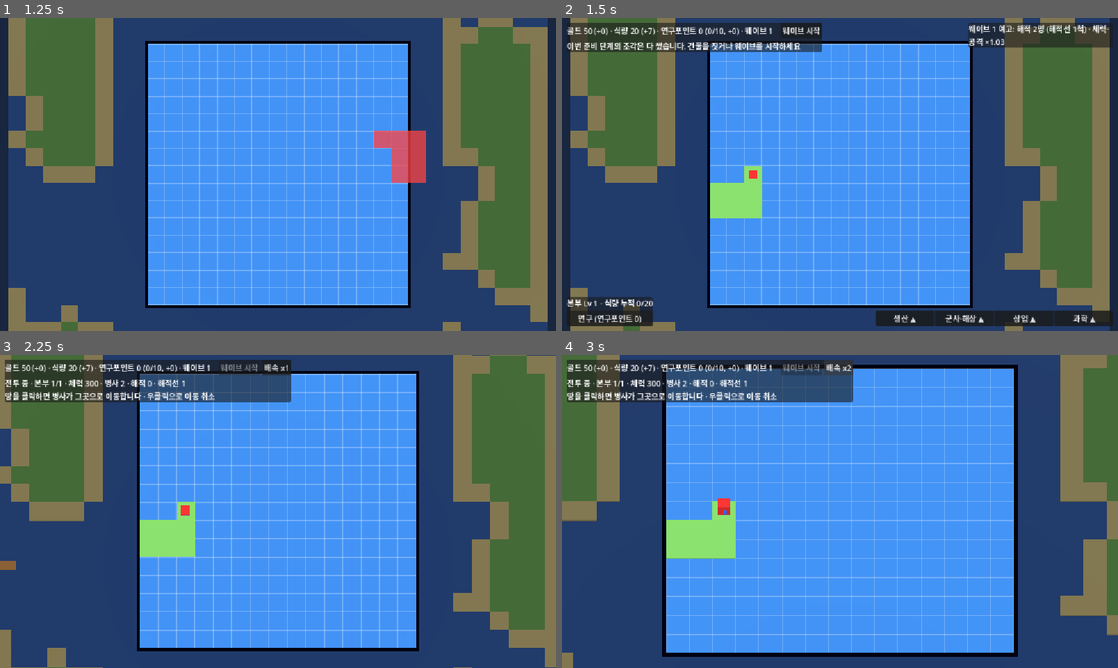
Above: before the commit, frames 1-4 (two rows, left to right).
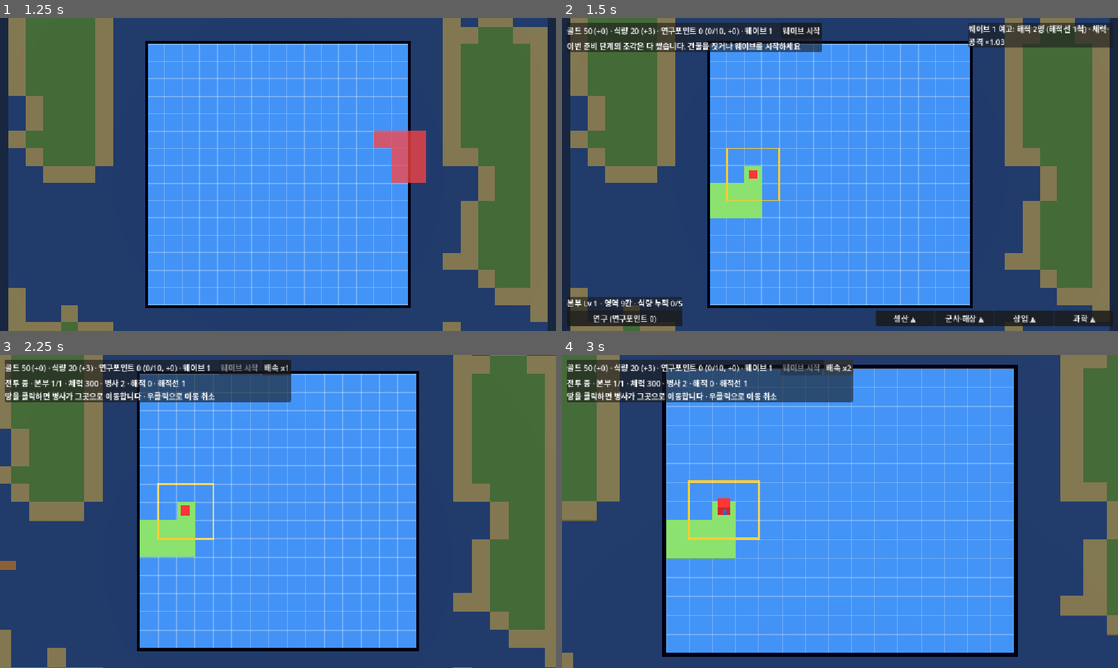
Above: after the commit, the same moments.

Repository: dpwns5889/Islander
Game: Godot game, scene res://assets/scenes/main.tscn
Same seed, same stepped clock (60 frames per second), same inputs: the game is played once before the commit and once after it.
Inputs (mouse positions are in pixels of both pictures, inside the frame that each line leads up to):
- Up to frame 1 (1.25 s): tap Enter at 0.5 s; move the mouse to (400, 158) at 0.52 s; tap R at 0.6 s; click (400, 158) at 0.67 s
- Up to frame 2 (1.5 s): tap Space at 1.25 s; move the mouse to (728, 190) at 1.27 s; tap R at 1.35 s; click (728, 190) at 1.42 s
- Up to frame 3 (2.25 s): click "웨이브 시작" at 2 s
- Up to frame 4 (3 s): click "배속 x1" at 2.75 s

Frame 1 is identical in both runs. In frame 2, 1.0% of the frame differs, in the area x 2-40%, y 3-99%; in frame 3, 0.3%; in frame 4, 0.4%.

Commit message:
본부 영역과 낚시터 공격 추가, 본부 레벨 최고 20 (기획서 v0.26)
- assets/scripts/field.gd: 본부 영역(시작 3x3, 레벨마다 인접 무작위 1칸), 건설·생산을 영역 안으로 제한, 본부 파괴 시 영역 소멸, 겹친 영역의 합집합 경계선 표시
- assets/scripts/balance.gd: 본부 레벨 최고 20과 식량 기준 약 1/5로 축소(5~785), 영역 시작 크기
- assets/scripts/battle.gd: 낚시터를 같은 섬의 육지 쪽에서 해적이 공격
- assets/scripts/main.gd: 영역 활성화, 레벨업 시 영역 확장, 새 본부 영역 부여, 왼쪽 패널에 영역 칸 수 표시
- docs/GameDesign.md/.html, project.godot: 영역 기획(5.3)·낚시터·9.1 보류 항목 갱신, 버전 0.26
- tests/m19_check.gd: 영역·낚시터 공격 점검 추가, m5/m8/m17 점검을 새 규칙에 맞게 수정

Co-Authored-By: Claude Sonnet 5.5 <noreply@anthropic.com>

Diff:
--- a/assets/scripts/balance.gd
+++ b/assets/scripts/balance.gd
@@ -98,7 +98,8 @@
 const PREP_CAM_SIZE: float = 18.0 ## 준비 단계 카메라 크기(작을수록 확대)
 const COMBAT_CAM_SIZE: float = 13.5 ## 전투 카메라는 준비 단계보다 더 확대한다 (기획서 7.2)
 
-const HQ_LEVEL_FOOD: Array[int] = [20, 50, 100, 180, 300, 450, 650, 900, 1200] ## 본부 레벨 2~10이 되는 식량 누적량 (기획서 5.3)
+const HQ_LEVEL_FOOD: Array[int] = [5, 12, 22, 35, 50, 70, 95, 125, 160, 200, 245, 295, 350, 410, 475, 545, 620, 700, 785] ## 본부 레벨 2~20이 되는 식량 누적량 (기획서 5.3)
+const TERRITORY_START_RADIUS: int = 1 ## 본부 영역의 시작 크기: 본부 칸 주변 이 거리까지 (3x3) (기획서 5.3)
 const GROW_EVERY: int = 2 ## 이 라운드마다 필드가 4방으로 한 줄씩 넓어진다 (기획서 3장)
 
 const EXPLORE_COST: int = 20 ## 유적지 원정 골드 (기획서 3장)
--- a/assets/scripts/battle.gd
+++ b/assets/scripts/battle.gd
@@ -25,6 +25,7 @@
 var _queue: Array[int] = [] ## 아직 해적선에 태우지 않은 적 종류(강한 적이 먼저)
 var sea_nav: AStarGrid2D
 var islands: Dictionary = {} ## 땅 칸 → 섬 번호
+const NO_CELL: Vector2i = Vector2i(-999, -999)
 var _ships_left: int = 0
 ## 아직 해적선에 태우지 않은 적 수 (테스트에서 0으로 줄여 웨이브를 끝낼 수 있다)
 var _pirates_left: int:
@@ -248,12 +249,28 @@
 
 
 ## 사거리 밖이면 다가가고, 사거리 안이면 공격 준비가 됐는지를 돌려 준다
-func _engage(u: Unit, tpos: Vector3, dt: float) -> bool:
+## stand: 목표가 물 위(낚시터)일 때 올라서는 육지 칸. 거기서 목표를 공격한다 (기획서 6장)
+func _engage(u: Unit, tpos: Vector3, dt: float, stand: Vector2i = NO_CELL) -> bool:
 	u.cooldown = maxf(0.0, u.cooldown - dt)
-	if _dist(u.position, tpos) > u.reach:
-		_walk(u, field.world_to_cell(tpos), dt)
+	var reach: float = u.reach if stand == NO_CELL else maxf(u.reach, 1.3)
+	if _dist(u.position, tpos) > reach:
+		_walk(u, field.world_to_cell(tpos) if stand == NO_CELL else stand, dt)
 		return false
 	return u.cooldown <= 0.0
+
+
+## 물 위 목표(낚시터)에 닿을 수 있는 같은 섬의 육지 칸 중 u에서 가장 가까운 칸, 없으면 NO_CELL
+func _stand_cell(c: Vector2i, u: Unit) -> Vector2i:
+	var best: Vector2i = NO_CELL
+	var best_d: float = INF
+	for d in Field.DIRS:
+		var n: Vector2i = c + d
+		if islands.get(n, -1) == u.island:
+			var dd: float = _dist(u.position, field.cell_to_world(n))
+			if dd < best_d:
+				best_d = dd
+				best = n
+	return best
 
 
 func _soldier_turn(u: Unit, dt: float) -> void:
@@ -337,6 +354,7 @@
 	var tpos: Vector3 = u.position
 	var tunit: Unit = null
 	var tcell: Vector2i = Vector2i(-1, -1)
+	var tstand: Vector2i = NO_CELL
 	for s in soldiers:
 		var d: float = _dist(u.position, s.position)
 		if s.island == u.island and d < best_d:
@@ -362,15 +380,21 @@
 				tunit = null
 				tcell = c
 			continue
-		if islands.get(c, -1) == u.island and d < best_d:
+		var stand: Vector2i = NO_CELL
+		var reachable: bool = islands.get(c, -1) == u.island
+		if not reachable and not field.cells.has(c): # 물 위 낚시터는 육지 쪽에서 공격한다 (기획서 6장)
+			stand = _stand_cell(c, u)
+			reachable = stand != NO_CELL
+		if reachable and d < best_d:
 			best_d = d
 			tpos = p
 			tunit = null
 			tcell = c
+			tstand = stand
 	if best_d == INF: # 같은 섬에 노릴 대상이 없으면 물러간다
 		u.hp = 0.0
 		return
-	if not _engage(u, tpos, dt):
+	if not _engage(u, tpos, dt, tstand):
 		return
 	u.cooldown = Balance.ATTACK_INTERVAL
 	u.lunge(tpos)
--- a/assets/scripts/field.gd
+++ b/assets/scripts/field.gd
@@ -20,6 +20,11 @@
 var looted: Dictionary = {} ## 이미 턴 유적지
 var water: Dictionary = {} ## 바다 칸이 섞인 타일로 차지된 물 타일 위치 (땅은 아니지만 조각을 놓을 수 없다) (기획서 4장)
 var hqs: Dictionary = {} ## 살아 있는 본부 위치 → 체력 (여러 개일 수 있다) (기획서 5.5)
+var territory_of: Dictionary = {} ## 본부 위치 → 그 본부 영역 칸 집합 (기획서 5.3)
+var territory: Dictionary = {} ## 모든 본부 영역의 합집합 (겹치면 하나로 이어진다)
+var territory_enabled: bool = false ## true면 건설·생산이 본부 영역 안으로 제한된다. 게임(main.gd)이 켠다 (기획서 5.3)
+var _terr_rng: RandomNumberGenerator = RandomNumberGenerator.new()
+var _terr_nodes: Array[Node] = []
 var hq_lost: int = 0 ## 영구히 잃은 본부 수
 ## 첫 번째 본부 위치 (없으면 (-1, -1))
 var hq: Vector2i:
@@ -145,6 +150,71 @@
 	if bounds.has_point(c):
 		return cells.get(c, SEA)
 	return _outer.get(c, SEA)
+
+
+## 본부 영역 안인지. 건설과 생산은 영역 안에서만 된다 (기획서 5.3)
+func in_territory(c: Vector2i) -> bool:
+	return not territory_enabled or territory.has(c)
+
+
+## 새 본부의 시작 영역: 본부 칸 주변 3x3 (필드 안만) (기획서 5.3)
+func claim_start(hq_cell: Vector2i) -> void:
+	var set: Dictionary = {}
+	var r: int = Balance.TERRITORY_START_RADIUS
+	for dy in range(-r, r + 1):
+		for dx in range(-r, r + 1):
+			var c: Vector2i = hq_cell + Vector2i(dx, dy)
+			if bounds.has_point(c):
+				set[c] = true
+	territory_of[hq_cell] = set
+	_rebuild_territory()
+
+
+## 영역에 4방향으로 붙은 필드 안의 칸 중 무작위로 n칸을 더한다 (기획서 5.3)
+func grow_territory(hq_cell: Vector2i, n: int) -> void:
+	if not territory_of.has(hq_cell):
+		return
+	var set: Dictionary = territory_of[hq_cell]
+	for _i in n:
+		var cand: Array[Vector2i] = []
+		for c in set:
+			for d in DIRS:
+				var q: Vector2i = c + d
+				if bounds.has_point(q) and not set.has(q) and not cand.has(q):
+					cand.append(q)
+		if cand.is_empty():
+			break
+		set[cand[_terr_rng.randi() % cand.size()]] = true
+	_rebuild_territory()
+
+
+func grow_all_territories(n: int) -> void:
+	for h in territory_of:
+		grow_territory(h, n)
+
+
+## 합집합을 다시 만들고, 바깥 경계선만 그린다: 영역이 겹치면 경계가 이어진다 (문명5 방식) (기획서 5.3)
+func _rebuild_territory() -> void:
+	territory.clear()
+	for h in territory_of:
+		for c in territory_of[h]:
+			territory[c] = true
+	for n in _terr_nodes:
+		n.queue_free()
+	_terr_nodes.clear()
+	var t: float = 0.1
+	for c in territory:
+		for d in DIRS:
+			if territory.has(c + d):
+				continue
+			var bm: BoxMesh = BoxMesh.new()
+			bm.size = Vector3(1.0 + t if d.y != 0 else t, 0.04, 1.0 + t if d.x != 0 else t)
+			var e: MeshInstance3D = MeshInstance3D.new()
+			e.mesh = bm
+			e.material_override = _mat(Color(0.98, 0.8, 0.2), true)
+			e.position = cell_to_world(c) + Vector3(d.x * 0.5, BLOCK_H + 0.03, d.y * 0.5)
+			add_child(e)
+			_terr_nodes.append(e)
 
 
 func is_land(c: Vector2i) -> bool:
@@ -323,6 +393,8 @@
 ## 땅이고 비어 있으며, 지형·인접 바다 조건을 만족해야 한다 (기획서 3장, 5장)
 func can_build(id: int, c: Vector2i) -> bool:
 	var data: Dictionary = Balance.BUILDINGS[id]
+	if not in_territory(c): # 건설은 본부 영역 안에서만 (기획서 5.3)
+		return false
 	if data.get("on_water", false): # 낚시터: 필드 안의 물 위, 땅과 닿은 칸 (기획서 5.1)
 		return bounds.has_point(c) and not cells.has(c) and not buildings.has(c) and _next_to_land(c)
 	if not cells.has(c) or hqs.has(c) or buildings.has(c):
@@ -508,6 +580,8 @@
 		if hqs[c] <= 0.0:
 			hqs.erase(c)
 			hq_lost += 1
+			territory_of.erase(c) # 본부가 무너지면 그 영역도 사라진다 (기획서 5.3)
+			_rebuild_territory()
 			for n: Node in _nodes[c]:
 				n.queue_free()
 			_nodes.erase(c)
@@ -633,6 +707,8 @@
 func research_income() -> int:
 	var n: int = 0
 	for c in buildings:
+		if not in_territory(c):
+			continue
 		if buildings[c] == Balance.LIBRARY:
 			n += Balance.LIBRARY_RESEARCH_LV[levels[c] - 1]
 		elif buildings[c] == Balance.LAB:
@@ -647,6 +723,8 @@
 	var house_mult: float = 1.2 if techs.has("commerce") else 1.0
 	var farm_mult: float = 1.0 + (0.3 if techs.has("tools") else 0.0) + (0.5 if techs.has("harvest") else 0.0)
 	for c in buildings:
+		if not in_territory(c): # 영역 밖 건물은 생산하지 않는다 (기획서 5.3)
+			continue
 		if buildings[c] == Balance.HOUSE:
 			gold += Balance.house_gold(levels[c], cells[c] == Piece.SAND) * (house_mult + _market_bonus(c))
 		elif buildings[c] == Balance.FARM:
@@ -654,7 +732,11 @@
 		elif buildings[c] == Balance.FISHERY:
 			food += fishing_food(c)
 	var per_plain: float = Balance.FOOD_PER_PLAINS * (1.5 if techs.has("irrigation") else 1.0)
-	food += cells.values().count(Piece.PLAINS) * per_plain
+	var plains: int = 0
+	for c in cells:
+		if cells[c] == Piece.PLAINS and in_territory(c):
+			plains += 1
+	food += plains * per_plain
 	return Vector2i(floori(gold), floori(food))
 
 
@@ -686,6 +768,7 @@
 		_land_nodes[cell] = mi
 		if i == p.hq_index:
 			hqs[cell] = Balance.HQ_HP
+			claim_start(cell)
 			var marker: MeshInstance3D = MeshInstance3D.new()
 			var bm: BoxMesh = BoxMesh.new()
 			bm.size = Vector3(0.5, 0.6, 0.5)
--- a/assets/scripts/main.gd
+++ b/assets/scripts/main.gd
@@ -103,6 +103,7 @@
 	add_child(camera)
 	camera.current = true
 	field = Field.new()
+	field.territory_enabled = true
 	add_child(field)
 	ghost = Node3D.new()
 	add_child(ghost)
@@ -596,7 +597,10 @@
 	var origin: Vector2i = current.origin_for(hover)
 	if not field.can_place(current, origin):
 		return false
+	var piece_hq: bool = current.hq_index >= 0
 	field.place(current, origin)
+	if piece_hq and GameState.hq_level > 1: # 새 본부는 현재 레벨만큼 영역을 받는다 (기획서 5.3)
+		field.grow_territory(origin + current.cells[current.hq_index], GameState.hq_level - 1)
 	var was_start: bool = placed_count == 0
 	placed_count += 1
 	var was_hq: bool = placing_hq
@@ -777,6 +781,8 @@
 	GameState.add(inc.x, inc.y)
 	GameState.next_wave()
 	var levels: int = GameState.check_level() # 본부 레벨 (기획서 5.3)
+	if levels > 0:
+		field.grow_all_territories(levels) # 레벨마다 영역 +1칸 (기획서 5.3)
 	var rp_gain: int = GameState.add_research_progress(field.research_income()) # 도서관·연구소 (기획서 5.4)
 	field.repair_all()
 	_tilt(90.0)
@@ -1037,7 +1043,7 @@
 	if research_panel.visible:
 		_refresh_research()
 	var nxt: int = GameState.next_level_food()
-	town_label.text = "본부 Lv %d · 식량 누적 %d%s" % [GameState.hq_level, GameState.food_total, "/%d" % nxt if nxt > 0 else " (최고)"]
+	town_label.text = "본부 Lv %d · 영역 %d칸 · 식량 누적 %d%s" % [GameState.hq_level, field.territory.size(), GameState.food_total, "/%d" % nxt if nxt > 0 else " (최고)"]
 	if selected_cell.x >= 0 and not field.buildings.has(selected_cell):
 		selected_cell = Vector2i(-1, -1)
 	upgrade_panel.visible = selected_cell.x >= 0 and battle == null
--- a/project.godot
+++ b/project.godot
@@ -11,7 +11,7 @@
 [application]
 
 config/name="BiomeDefender"
-config/version="0.25"
+config/version="0.26"
 run/main_scene="res://assets/scenes/main.tscn"
 config/features=PackedStringArray("4.7", "Forward Plus")
 config/icon="res://icon.svg"
--- a/tests/m17_flow.gd
+++ b/tests/m17_flow.gd
@@ -16,7 +16,7 @@
 	main._toggle_category(1)
 	var wall: Vector2i = Vector2i(-1, -1) # 방어탑을 지을 땅 칸
 	for c in main.field.cells:
-		if not main.field.hqs.has(c) and not main.field.buildings.has(c):
+		if main.field.in_territory(c) and not main.field.hqs.has(c) and not main.field.buildings.has(c):
 			wall = c
 			break
 	# 방어탑은 연구(궁술) 전에는 못 짓는다
--- /dev/null
+++ b/tests/m19_check.gd
@@ -0,0 +1,87 @@
+extends SceneTree
+## 본부 영역·낚시터 공격 점검: godot --headless --script tests/m19_check.gd
+
+
+func _initialize() -> void:
+	var fails: int = 0
+	# 1. 본부 영역: 시작은 3x3, 건설과 생산은 영역 안에서만
+	var f: Field = _line(10)
+	f.territory_enabled = true
+	f.claim_start(Vector2i(4, 5))
+	fails += _check(f.territory.size() == 9 and f.in_territory(Vector2i(5, 6)) and not f.in_territory(Vector2i(7, 5)), "시작 영역은 본부 주변 3x3")
+	fails += _check(f.can_build(Balance.HOUSE, Vector2i(5, 5)) and not f.can_build(Balance.HOUSE, Vector2i(7, 5)), "건설은 영역 안에서만")
+	f.build(Balance.HOUSE, Vector2i(5, 5))
+	f.build(Balance.HOUSE, Vector2i(8, 5)) # 영역 밖에 지어진 집은 생산하지 않는다
+	fails += _check(f.income().x == 10, "영역 밖 집은 골드를 못 낸다 (%d)" % f.income().x)
+	# 2. 레벨업: 영역과 붙은 칸이 1개씩 늘고, 겹친 본부는 하나로 이어진다
+	f.grow_territory(Vector2i(4, 5), 3)
+	fails += _check(f.territory.size() == 12, "레벨마다 영역 +1칸 (3칸 → %d)" % f.territory.size())
+	var connected: bool = true
+	for c in f.territory:
+		var near: bool = false
+		for d in Field.DIRS:
+			near = near or f.territory.has(c + d)
+		connected = connected and near
+	fails += _check(connected, "늘어난 칸은 영역과 이어져 있다")
+	f.claim_start(Vector2i(6, 5)) # 두 번째 본부와 영역이 겹친다
+	var edges_inside: int = f._terr_nodes.size()
+	fails += _check(f.territory_of.size() == 2 and f.in_territory(Vector2i(5, 5)) and edges_inside > 0, "본부 둘의 영역 합집합")
+	var perimeter: int = 0
+	for c in f.territory:
+		for d in Field.DIRS:
+			if not f.territory.has(c + d):
+				perimeter += 1
+	fails += _check(f._terr_nodes.size() == perimeter, "경계선은 합집합의 바깥만 그린다 (겹친 안쪽에는 없다)")
+	# 3. 본부가 파괴되면 그 영역이 사라진다
+	f.hqs[Vector2i(6, 5)] = 1.0
+	f._nodes[Vector2i(6, 5)] = []
+	f.hqs[Vector2i(4, 5)] = 1.0
+	f.damage(Vector2i(6, 5), 5.0)
+	fails += _check(f.territory_of.size() == 1 and not f.in_territory(Vector2i(8, 6)), "파괴된 본부의 영역은 사라진다")
+	# 4. 식량 정산: 평원 칸 +1은 영역 안만 (영역 3x3 안 평원 2칸)
+	var pf: Field = _line(10)
+	pf.territory_enabled = true
+	pf.claim_start(Vector2i(4, 5))
+	fails += _check(pf.income().y == 2, "평원 식량은 영역 안 2칸만 (%d)" % pf.income().y)
+	# 5. 낚시터: 해적은 육지 쪽에서 낚시터를 공격한다
+	var lf: Field = _line(6)
+	var wcell: Vector2i = Vector2i(6, 6) # 땅(4..9, 5) 바로 아래 물
+	lf.build(Balance.FISHERY, wcell)
+	var gs: Node = load("res://assets/scripts/game_state.gd").new()
+	var b: Battle = Battle.new()
+	b.setup(lf, gs, 1)
+	b._ships_left = 1
+	b._ship_timer = 9999.0
+	for s in b.soldiers.duplicate():
+		b.soldiers.erase(s)
+		s.hp = 0.0
+	b.islands = lf.island_map()
+	var lone: Unit = b._add_unit(Balance.U_PIRATE, lf.cell_to_world(Vector2i(8, 5)), 1.0)
+	lone.island = b.islands[Vector2i(8, 5)]
+	lf.hqs.clear() # 낚시터만 목표로 남긴다
+	var hp0: float = lf.hp[wcell]
+	for _i in 200:
+		b._pirate_turn(lone, 0.1)
+	fails += _check(lf.hp[wcell] < hp0 or not lf.buildings.has(wcell), "해적이 육지 쪽에서 낚시터를 공격한다 (%.1f → %.1f)" % [hp0, lf.hp.get(wcell, 0.0)])
+	print("본부 영역 점검 실패 %d건" % fails)
+	quit(fails)
+
+
+## 땅 한 줄 (4..4+n-1, 5), 모두 평원
+func _line(n: int) -> Field:
+	var f: Field = Field.new()
+	var p: Piece = Piece.new()
+	for i in n:
+		p.cells.append(Vector2i(i, 0))
+		p.terrain.append(Piece.PLAINS)
+	f.place(p, Vector2i(4, 5))
+	f.hqs.clear()
+	f.territory_of.clear()
+	f.territory.clear()
+	return f
+
+
+func _check(ok: bool, msg: String) -> int:
+	if not ok:
+		print("실패: ", msg)
+	return 0 if ok else 1
--- a/tests/m5_check.gd
+++ b/tests/m5_check.gd
@@ -40,12 +40,12 @@
 	fails += _check(Balance.enemy_mult(100, 3) > Balance.enemy_mult(100, 0) and Balance.enemy_mult(200, 0) > Balance.enemy_mult(100, 0), "넓힐수록 적이 강해진다")
 	# 본부 레벨
 	var gs: Node = load("res://assets/scripts/game_state.gd").new()
-	gs.add(0, 19)
-	fails += _check(gs.check_level() == 0 and gs.hq_level == 1, "식량 19: 레벨 1")
+	gs.add(0, 4)
+	fails += _check(gs.check_level() == 0 and gs.hq_level == 1, "식량 4: 레벨 1")
 	gs.add(0, 1)
-	fails += _check(gs.check_level() == 1 and gs.hq_level == 2, "식량 20: 레벨 2")
-	gs.add(0, 100)
-	fails += _check(gs.check_level() == 2 and gs.hq_level == 4 and gs.next_level_food() == 180, "식량 120: 레벨 4, 다음은 180")
+	fails += _check(gs.check_level() == 1 and gs.hq_level == 2, "식량 5: 레벨 2")
+	gs.add(0, 115)
+	fails += _check(gs.check_level() == 6 and gs.hq_level == 8 and gs.next_level_food() == 125, "식량 120: 레벨 8, 다음은 125")
 	gs.spend(0, 50)
 	fails += _check(gs.food_total == 120, "식량을 써도 누적은 줄지 않는다")
 	# 확장한 필드에서도 전투가 끝까지 돈다
--- a/tests/m8_check.gd
+++ b/tests/m8_check.gd
@@ -5,19 +5,19 @@
 func _initialize() -> void:
 	var fails: int = 0
 	var t: Array[int] = Balance.HQ_LEVEL_FOOD
-	fails += _check(t == [20, 50, 100, 180, 300, 450, 650, 900, 1200], "레벨 2~10 기준: 20/50/100/180/300/450/650/900/1200")
+	fails += _check(t == [5, 12, 22, 35, 50, 70, 95, 125, 160, 200, 245, 295, 350, 410, 475, 545, 620, 700, 785], "레벨 2~20 기준: 5/12/22/35/50/70/95/125/160/200/…/785")
 	var gs: Node = load("res://assets/scripts/game_state.gd").new()
 	fails += _check(gs.hq_level == 1 and gs.research_points == 0, "시작: 본부 레벨 1, 연구포인트 0")
-	gs.add(0, 19)
-	fails += _check(gs.check_level() == 0 and gs.research_points == 0, "식량 19: 변화 없음")
+	gs.add(0, 4)
+	fails += _check(gs.check_level() == 0 and gs.research_points == 0, "식량 4: 변화 없음")
 	gs.add(0, 1)
-	fails += _check(gs.check_level() == 1 and gs.hq_level == 2 and gs.research_points == 0, "식량 20: 레벨 2, 연구포인트는 안 오른다")
-	gs.add(0, 130) # 누적 150 → 레벨 4(100)까지
-	fails += _check(gs.check_level() == 2 and gs.hq_level == 4 and gs.research_points == 0, "누적 150: 레벨 4")
+	fails += _check(gs.check_level() == 1 and gs.hq_level == 2 and gs.research_points == 0, "식량 5: 레벨 2, 연구포인트는 안 오른다")
+	gs.add(0, 145) # 누적 150 → 레벨 9(125)까지
+	fails += _check(gs.check_level() == 7 and gs.hq_level == 9 and gs.research_points == 0, "누적 150: 레벨 9")
 	gs.spend(0, 100) # 식량을 써도 누적과 레벨은 그대로
-	fails += _check(gs.food_total == 150 and gs.hq_level == 4, "식량을 써도 누적은 줄지 않는다")
+	fails += _check(gs.food_total == 150 and gs.hq_level == 9, "식량을 써도 누적은 줄지 않는다")
 	gs.add(0, 5000)
-	fails += _check(gs.check_level() == 6 and gs.hq_level == 10 and gs.research_points == 0, "최고 레벨 10")
+	fails += _check(gs.check_level() == 11 and gs.hq_level == 20 and gs.research_points == 0, "최고 레벨 20")
 	fails += _check(gs.next_level_food() == -1, "최고 레벨에서는 다음 기준 없음")
 	fails += _check(gs.check_level() == 0 and gs.research_points == 0, "최고 레벨 이후에는 더 오르지 않는다")
 	# 연구수치: 기준(10)마다 연구포인트 +1, 남는 수치는 이월
Not shown, added: tests/m19_check.gd.uid
Not shown, changed: docs/GameDesign.md
